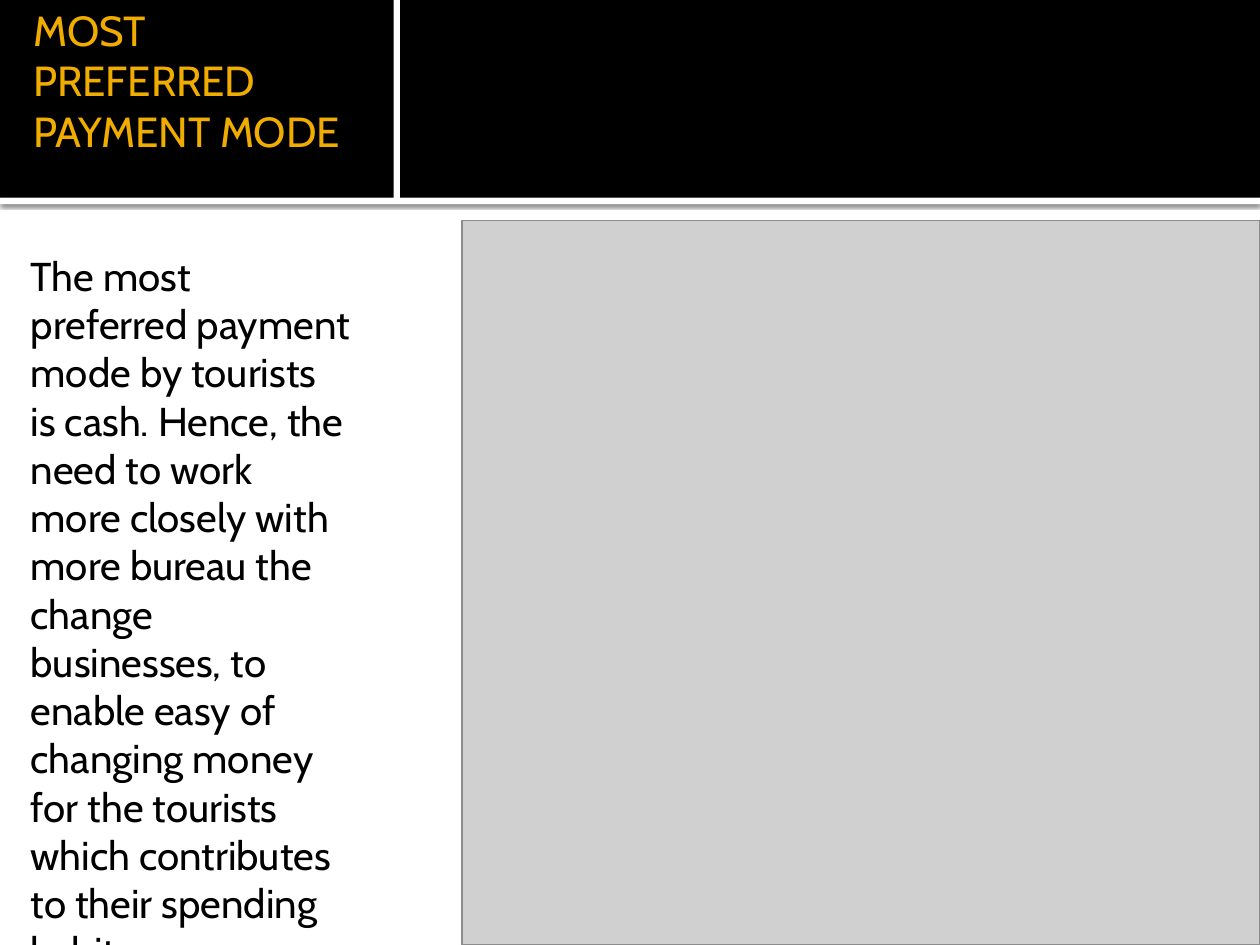
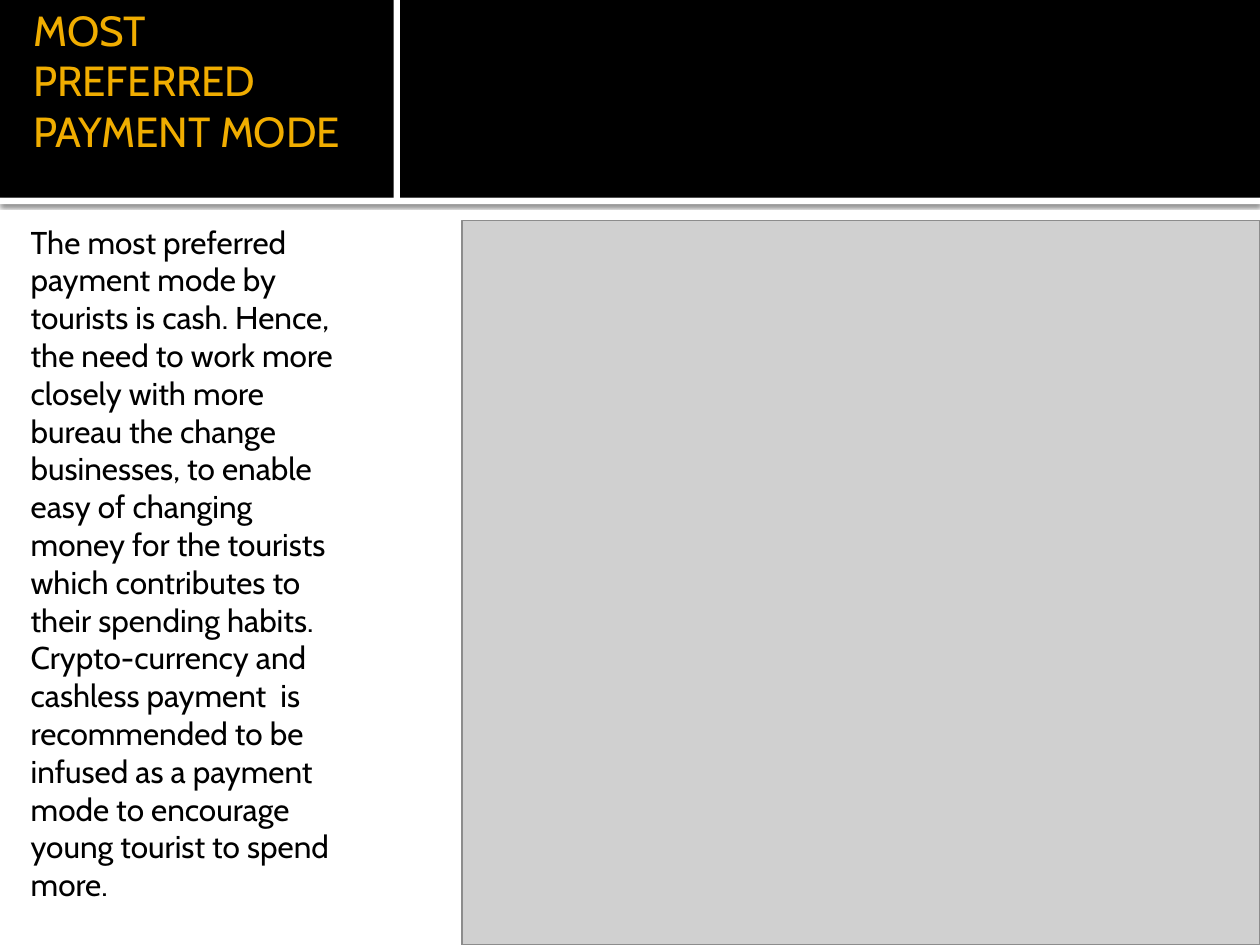
Before and after one commit to SuPaTeT/Code-Plateau-Group-2-Tanzania-Project, a slide deck: slide 20 of TANZANIA TOURIST REPORT.pptx. Drawn at 1260x945 pixels with LibreOffice and Linux fonts; fonts in the diff are those of the drawing; grey boxes stand for pictures. Boxes give left, top, right and bottom in pixels: in the first picture for what was removed or moved away, otherwise in the second. Text is boxed around its words. In the diff, an @@ line names an element or a change of style, - is before the commit and + after.

Commit message:
Add files via upload
TANZANIA TOURIST REPORT

```diff
--- a/TANZANIA TOURIST REPORT.pptx
+++ b/TANZANIA TOURIST REPORT.pptx
@@ text at (x1=31, y1=230, x2=333, y2=897): text changed; size 23 to 18 pt @@
-The most preferred payment mode by tourists is cash. Hence, the need to work more closely with more bureau the change businesses, to enable easy of changing money for the tourists which contributes to their spending habits.
+The most preferred payment mode by tourists is cash. Hence, the need to work more closely with more bureau the change businesses, to enable easy of changing money for the tourists which contributes to their spending habits. Crypto-currency and cashless payment is recommended to be infused as a payment mode to encourage young tourist to spend more.
```
Also in this commit, not shown: 7 other slides changed, 4 slides added, 4 slides removed.
